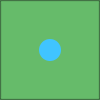
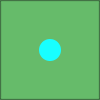
Layers edited between the first and the second 100 x 100 image:
painted on "help pop" (2nd of 2, in "help pop") over (39, 39, 61, 61)
